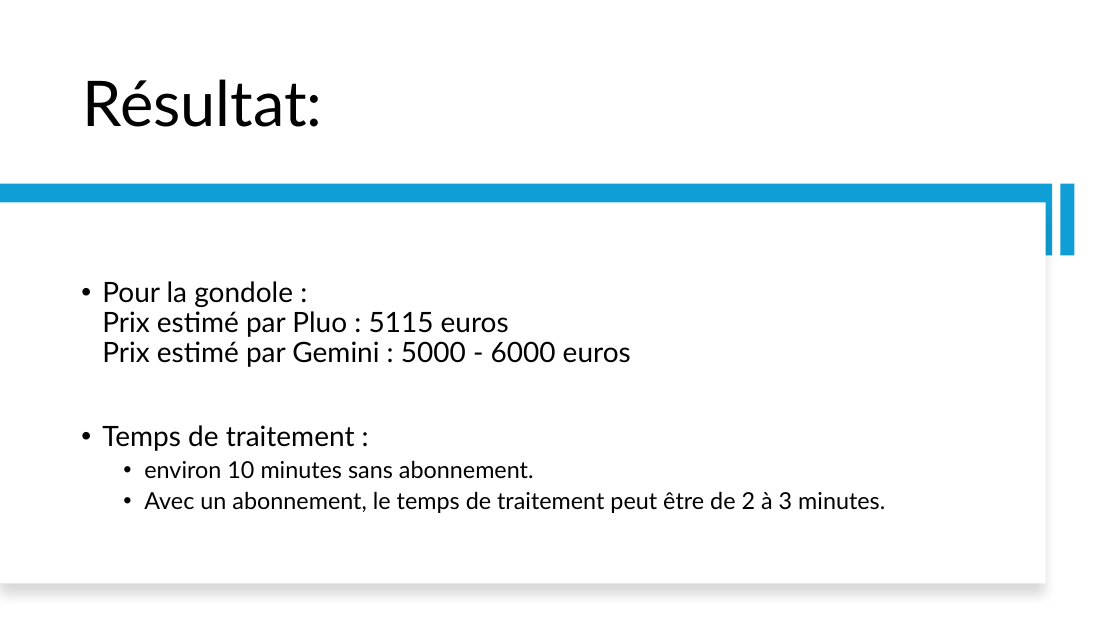
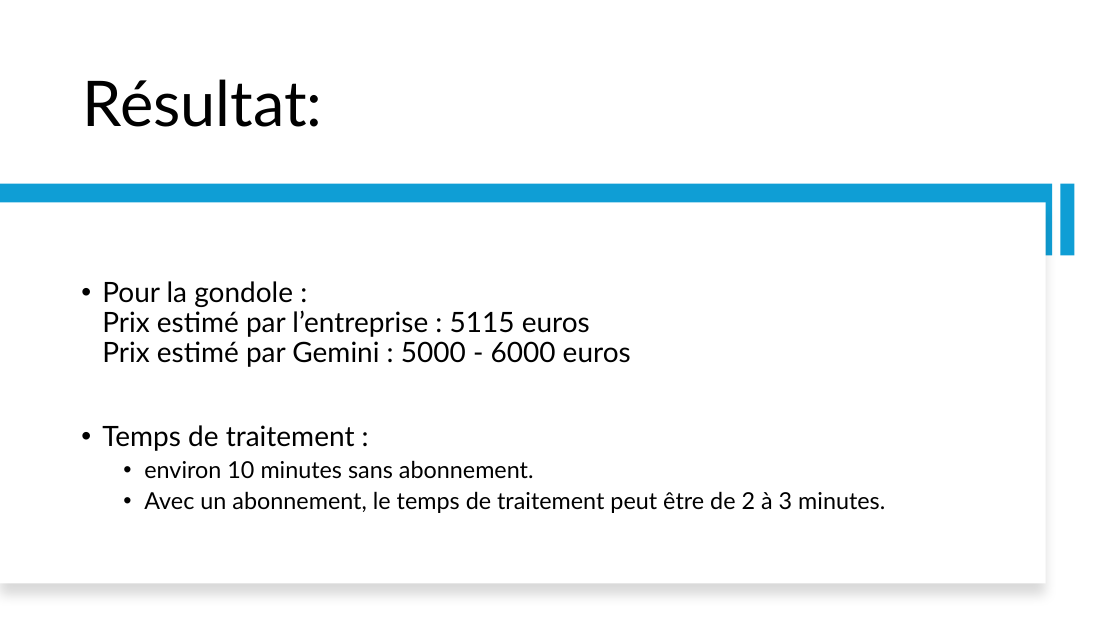
Before and after one commit to IzowRM/Stage-Cetic, a slide deck: slide 10 of TIM Pluo/Slide_Pluo.pptx (slide 12 before the commit). Drawn at 1120x630 pixels with LibreOffice and Linux fonts; fonts in the diff are those of the drawing. Boxes give left, top, right and bottom in pixels: in the first picture for what was removed or moved away, otherwise in the second. Text is boxed around its words. In the diff, an @@ line names an element or a change of style, - is before the commit and + after.

```diff
--- a/TIM Pluo/Slide_Pluo.pptx
+++ b/TIM Pluo/Slide_Pluo.pptx
@@ text at (x1=102, y1=281, x2=631, y2=367): text changed @@
-• Pour la gondole :
-  Prix estimé par Pluo : 5115 euros
-  Prix estimé par Gemini : 5000 - 6000 euros
+• Pour la gondole :
+  Prix estimé par l’entreprise : 5115 euros
+  Prix estimé par Gemini : 5000 - 6000 euros
```
Also in this commit, not shown: 3 other slides changed, 2 slides removed, 4 other files.
